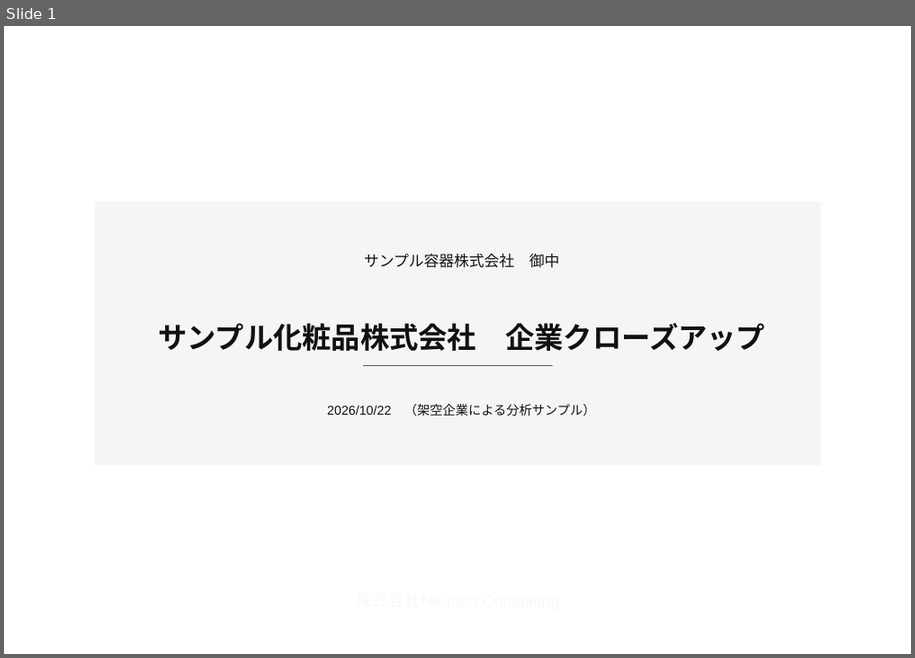
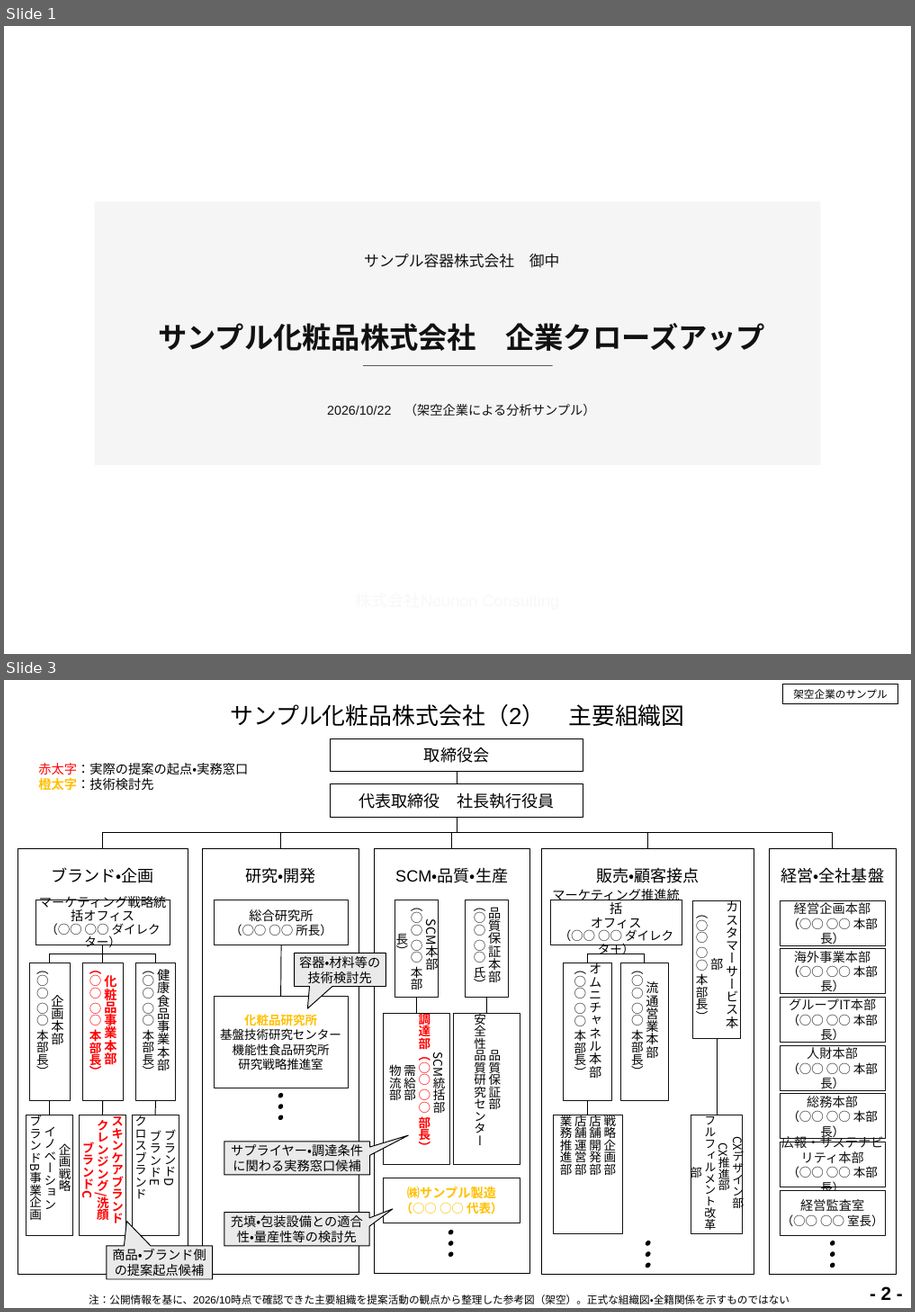
Before and after one commit to neunon/neunon-web, a slide deck: design/existing-customers-sample/existing-customers-sample.pptx. Shown one above the other, each under a label of ours: slide 1 before the commit, slides 1 and 3 after it; the slides between them are not shown. The pictures are 915x658 and 915x1312 pixels, drawn with LibreOffice and Linux fonts; fonts in the diff are those of the drawing; background and template pictures are left out. Boxes give left, top, right and bottom in pixels: in the first picture for what was removed or moved away, otherwise in the second. Text is boxed around its words. In the diff, an @@ line names an element or a change of style, - is before the commit and + after.

```diff
--- a/design/existing-customers-sample/existing-customers-sample.pptx
+++ b/design/existing-customers-sample/existing-customers-sample.pptx
@@ slide 3 added at [4, 680, 911, 1308], background #FFFFFF @@
@@ title added at [230, 704, 684, 727], 20 pt, text #000000 @@
+サンプル化粧品株式会社（2） 主要組織図
@@ rectangle added at [783, 684, 899, 704], fill #FFFFFF, outline #000000 0.75 pt @@
@@ text added at [793, 689, 887, 699], 9 pt, text #000000 @@
+架空企業のサンプル
@@ rectangle added at [331, 738, 584, 771], fill #FFFFFF, outline #000000 0.75 pt, 14 pt, text #000000 @@
+取締役会
@@ text added at [38, 763, 248, 791], 11 pt, text #000000 @@
+赤太字：実際の提案の起点・実務窓口
+橙太字：技術検討先
@@ rectangle added at [331, 784, 584, 818], fill #FFFFFF, outline #000000 0.75 pt, 14 pt, text #000000 @@
+代表取締役 社長執行役員
@@ line added from (458, 771) to (458, 784), #000000 0.75 pt @@
@@ elbow line added from (458, 817) to (103, 849), #000000 0.75 pt @@
@@ elbow line added from (458, 817) to (281, 849), #000000 0.75 pt @@
@@ elbow line added from (458, 817) to (452, 849), #000000 0.75 pt @@
@@ elbow line added from (458, 817) to (648, 849), #000000 0.75 pt @@
@@ elbow line added from (458, 817) to (833, 849), #000000 0.75 pt @@
@@ group added at [204, 849, 360, 1275]: 3 rectangles, 3 ellipses, 1 line @@
+研究・開発
+総合研究所
+（○○ ○○ 所長）
+化粧品研究所
+基盤技術研究センター
+機能性食品研究所
+研究戦略推進室
@@ group added at [542, 849, 755, 1275]: 7 rectangles, 3 ellipses, 2 elbow lines, 2 lines @@
+販売・顧客接点
+マーケティング推進統括
+オフィス
+（○○ ○○ ダイレクター）
+オムニチャネル本部
+（○○ ○○ 本部長）
+戦略企画部
+店舗開発部
+店舗運営部
+業務推進部
+カスタマーサービス本部
+（○○ ○○ 本部長）
+CXデザイン部
+CX推進部
+フルフィルメント改革部
+流通営業本部
+（○○ ○○ 本部長）
@@ speech box added at [295, 953, 386, 987], fill #EAEAEA, outline #000000 0.75 pt, 11 pt, text #000000 @@
+容器・材料等の
+技術検討先
@@ group added at [18, 849, 188, 1275]: 8 rectangles, 4 lines, 2 elbow lines @@
+ブランド・企画
+マーケティング戦略統括オフィス
+（○○ ○○ ダイレクター）
+企画本部
+（○○ ○○ 本部長）
+化粧品事業本部
+（○○ ○○ 本部長）
+健康食品事業本部
+（○○ ○○ 本部長）
+スキンケアブランド
+クレンジング/洗顔
+ブランドC
+ブランドD
+ブランドE
+クロスブランド
+企画戦略
+イノベーション
+ブランドB事業企画
@@ speech box added at [224, 1142, 370, 1175], fill #EAEAEA, outline #000000 0.75 pt, 11 pt, text #000000 @@
+サプライヤー・調達条件に関わる実務窓口候補
@@ group added at [374, 849, 530, 1274]: 6 rectangles, 3 ellipses, 2 lines @@
+SCM・品質・生産
+SCM本部
+（○○ ○○ 本部長）
+SCM統括部
+調達部（○○ ○○ 部長）
+需給部
+物流部
+品質保証本部
+（○○ ○○ 氏）
+品質保証部
+安全性品質研究センター
+㈱サンプル製造
+（○○ ○○ 代表）
@@ speech box added at [224, 1213, 369, 1246], fill #EAEAEA, outline #000000 0.75 pt, 11 pt, text #000000 @@
+充填・包装設備との適合性・量産性等の検討先
@@ speech box added at [107, 1246, 213, 1279], fill #EAEAEA, outline #000000 0.75 pt, 11 pt, text #000000 @@
+商品・ブランド側の提案起点候補
@@ group added at [770, 849, 896, 1275]: 8 rectangles, 3 ellipses @@
+経営・全社基盤
+経営企画本部
+（○○ ○○ 本部長）
+海外事業本部
+（○○ ○○ 本部長）
+グループIT本部
+（○○ ○○ 本部長）
+人財本部
+（○○ ○○ 本部長）
+総務本部
+（○○ ○○ 本部長）
+広報・サステナビリティ本部
+（○○ ○○ 本部長）
+経営監査室
+（○○ ○○ 室長）
@@ text added at [89, 1295, 790, 1305], 9 pt, text #000000 @@
+注：公開情報を基に、2026/10時点で確認できた主要組織を提案活動の観点から整理した参考図（架空）。正式な組織図・全籍関係を示すものではない
@@ text added at [882, 1287, 891, 1300], 16 pt, text #000000, bold @@
+- 2 -
```
Also in this commit, not shown: 5 slides changed, 3 other slides added, 3 slides removed, 44 other files.
